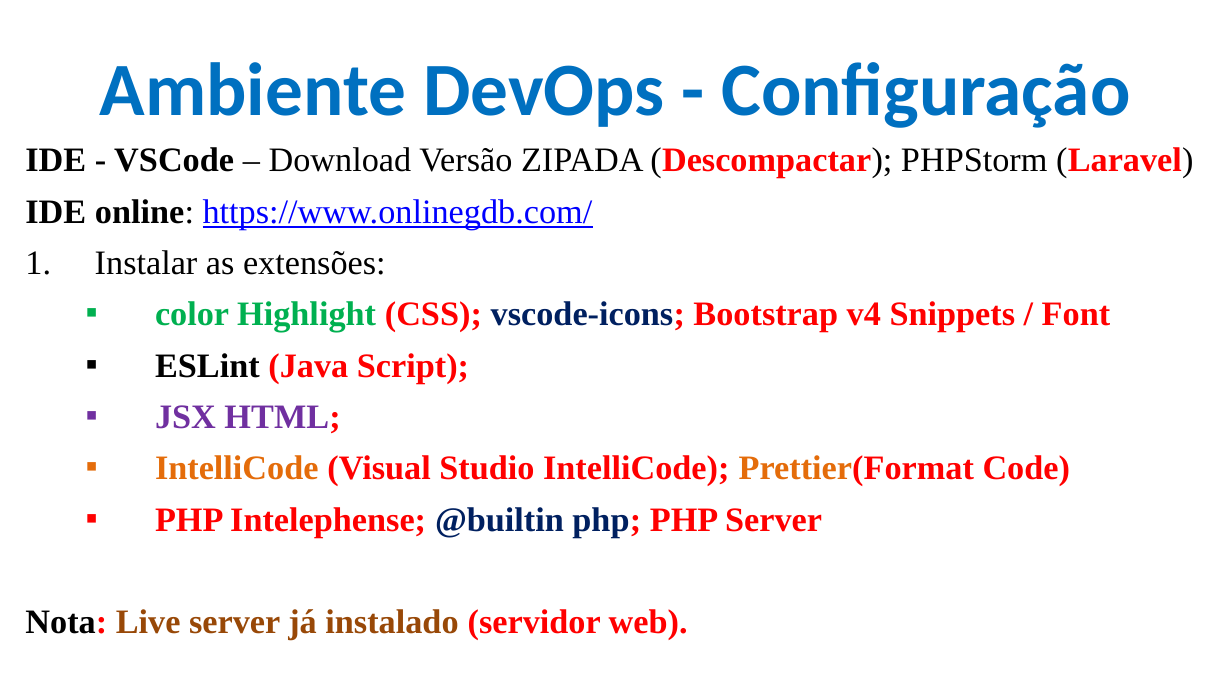
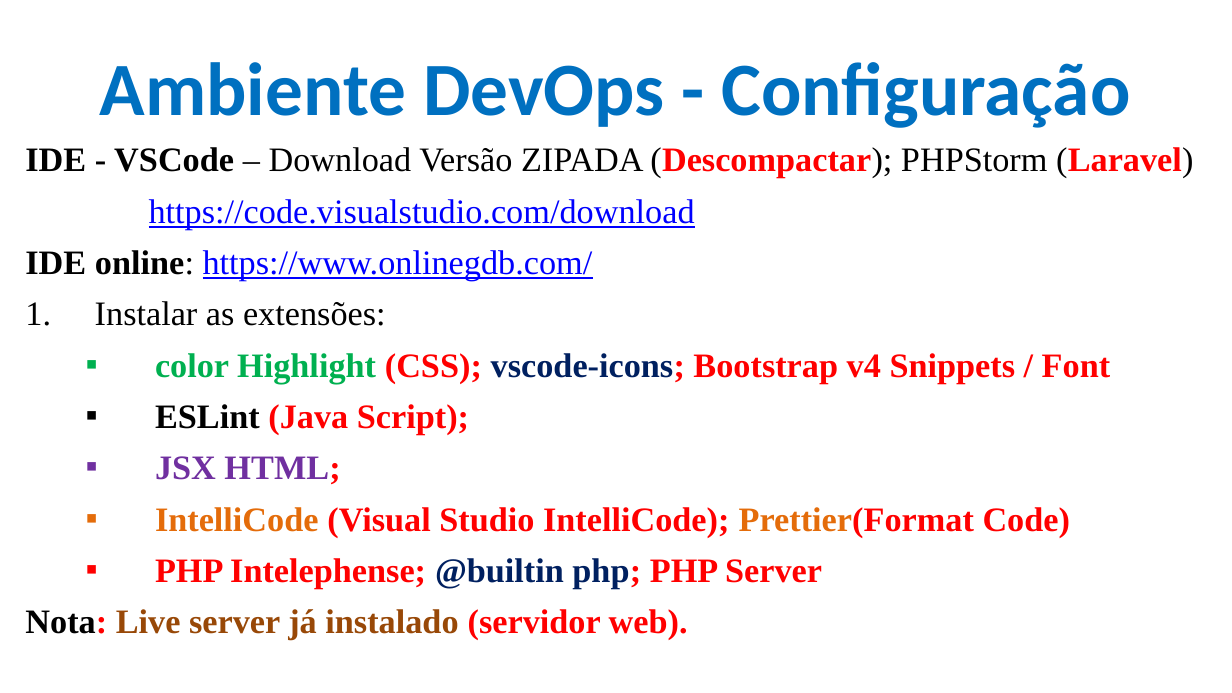
Before and after one commit to CloudEducationBrazil/WydenDesenvolvimentoWebPHP, a slide deck: slide 17 of 01 Classes/Aula 01 Desenvolvimento Web PHP Caracterização.pptx. Drawn at 1232x693 pixels with LibreOffice and Linux fonts; fonts in the diff are those of the drawing; background and template pictures are left out. Boxes give left, top, right and bottom in pixels: in the first picture for what was removed or moved away, otherwise in the second. Text is boxed around its words. In the diff, an @@ line names an element or a change of style, - is before the commit and + after.

```diff
--- a/01 Classes/Aula 01 Desenvolvimento Web PHP Caracterização.pptx
+++ b/01 Classes/Aula 01 Desenvolvimento Web PHP Caracterização.pptx
@@ text at (x1=149, y1=199, x2=695, y2=230): paragraph added @@
+https://code.visualstudio.com/download
```
Also in this commit, not shown: 1 other slide changed, 1 other file.
